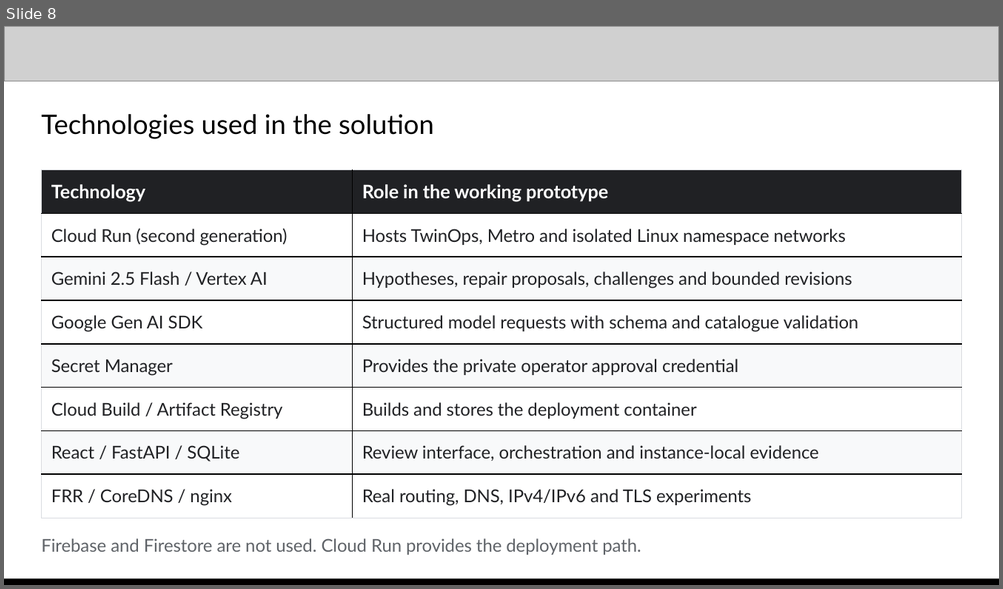
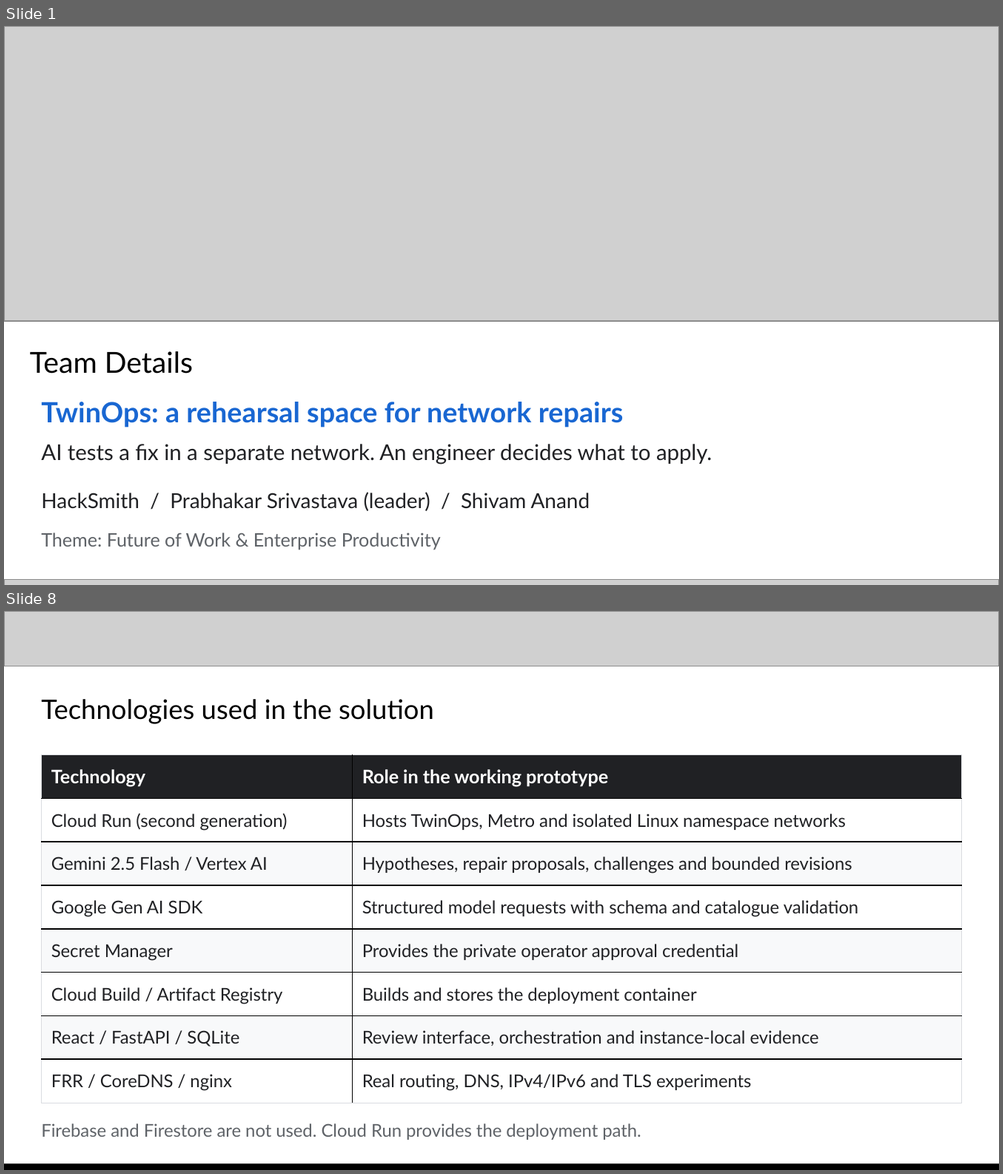
Before and after one commit to prabhakarcs786/twinops, a slide deck: docs/TwinOps_Deck.pptx. Shown one above the other, each under a label of ours: slide 8 before the commit, slides 1 and 8 after it; the slides between them are not shown. The pictures are 1003x589 and 1003x1174 pixels, drawn with LibreOffice and Linux fonts; fonts in the diff are those of the drawing; grey boxes stand for pictures. Boxes give left, top, right and bottom in pixels: in the first picture for what was removed or moved away, otherwise in the second. Text is boxed around its words. In the diff, an @@ line names an element or a change of style, - is before the commit and + after.

Commit message:
Make the submission deck explain the complete TwinOps workflow

```diff
--- a/docs/TwinOps_Deck.pptx
+++ b/docs/TwinOps_Deck.pptx
@@ slide 1 added at [4, 26, 999, 585], background #FFFFFF @@
@@ picture added at [4, 26, 999, 321] @@
@@ text added at [30, 352, 193, 374], 21 pt, text #000000 @@
+Team Details
@@ text added at [41, 402, 623, 428], 20.2 pt, text #1967D2, bold @@
+TwinOps: a rehearsal space for network repairs
@@ text added at [41, 444, 711, 465], 15.8 pt, text #202124 @@
+AI tests a fix in a separate network. An engineer decides what to apply.
@@ text added at [41, 492, 590, 511], 15 pt, text #202124 @@
+HackSmith / Prabhakar Srivastava (leader) / Shivam Anand
@@ text added at [41, 533, 441, 550], 13.5 pt, text #5F6368 @@
+Theme: Future of Work & Enterprise Productivity
@@ picture added at [4, 580, 999, 585] @@
```
Also in this commit, not shown: 4 slides changed, 4 other slides added, 5 slides removed, 25 other files.
